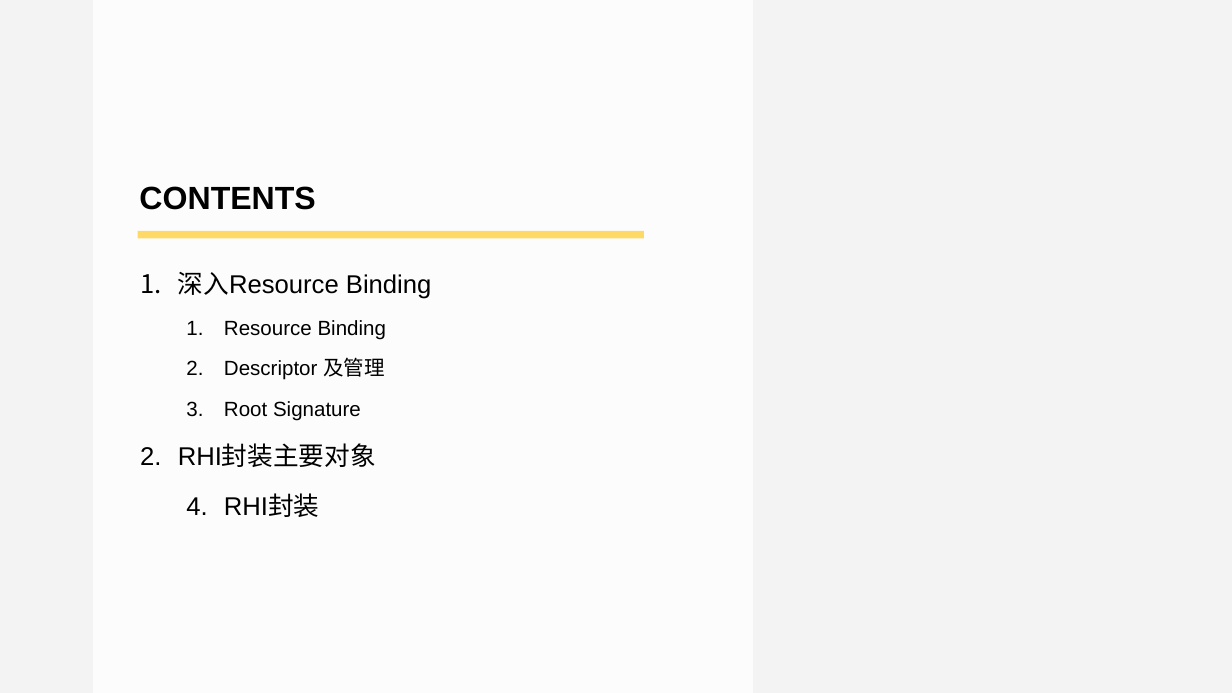
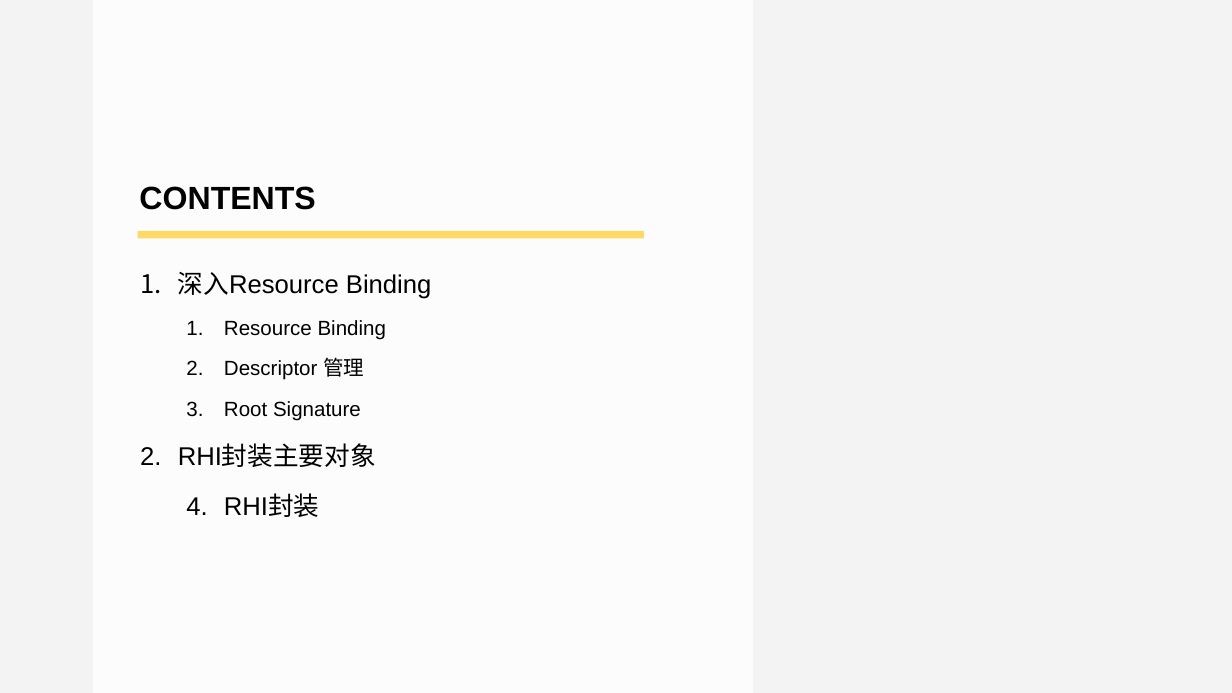
Before and after one commit to doomlover/KSGameEngineTutorials, a slide deck: slide 3 of PPTs/05.深入DX12绘制二.pptx. Drawn at 1232x693 pixels with LibreOffice and Linux fonts; fonts in the diff are those of the drawing. Boxes give left, top, right and bottom in pixels: in the first picture for what was removed or moved away, otherwise in the second. Text is boxed around its words. In the diff, an @@ line names an element or a change of style, - is before the commit and + after.

```diff
--- a/PPTs/05.深入DX12绘制二.pptx
+++ b/PPTs/05.深入DX12绘制二.pptx
@@ text at [224,357,364,380]: text changed @@
-  2. Descriptor 及管理
+  2. Descriptor 管理
```
Also in this commit, not shown: 1 other file.
